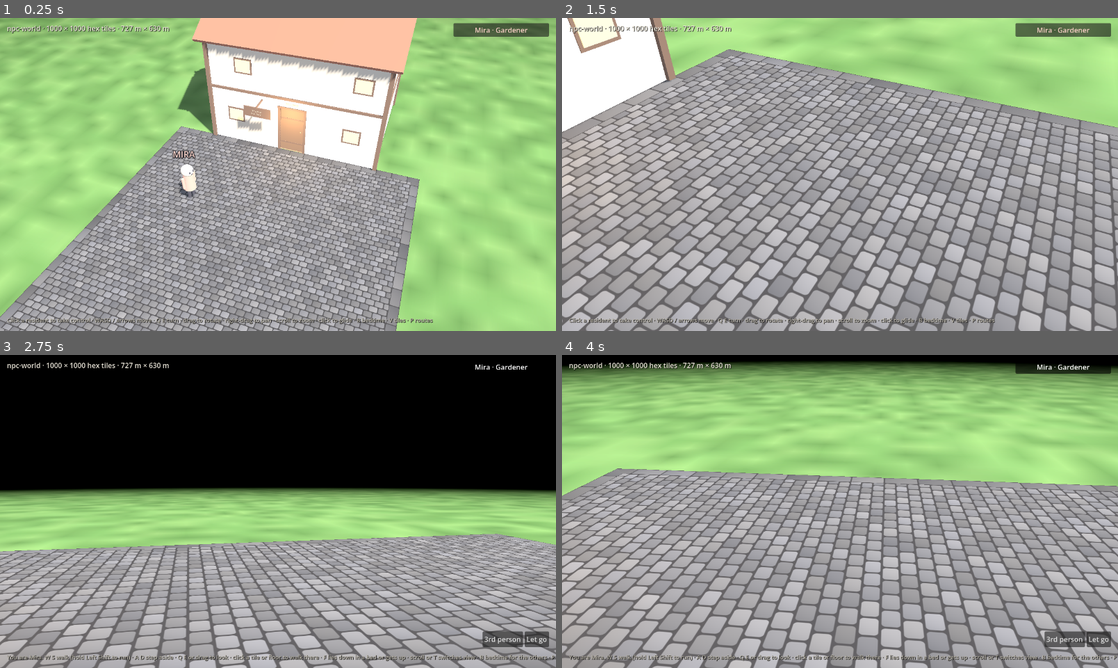
Above: before the commit, frames 1-4 (two rows, left to right).
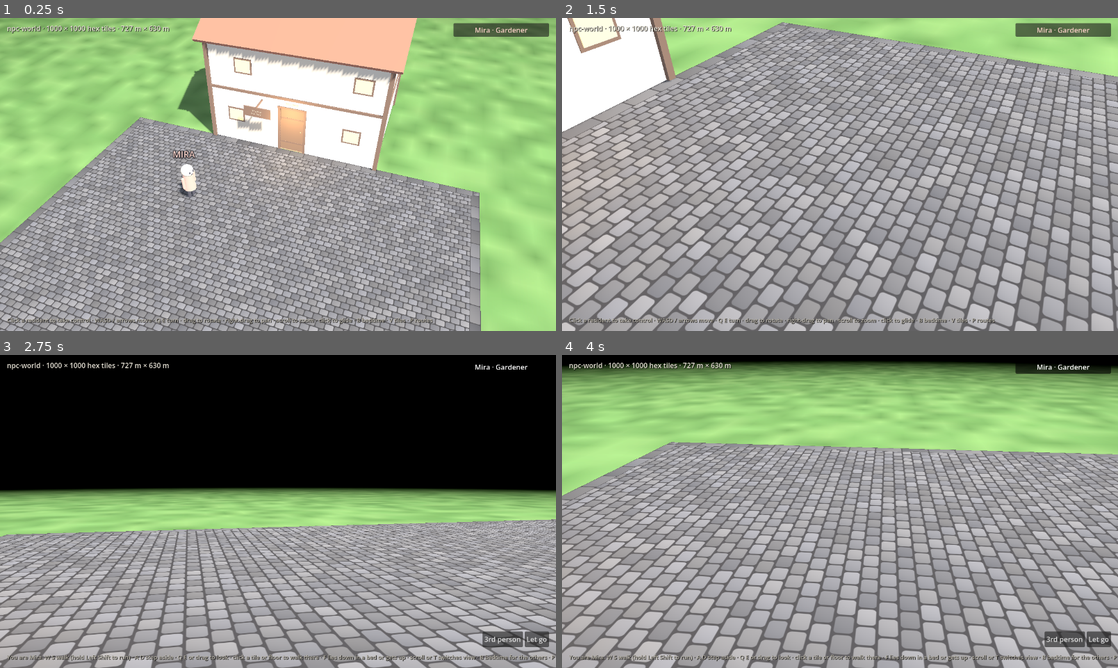
Above: after the commit, the same moments.

Repository: tibitzu/npc-world-godot
Game: Godot game, scene res://scenes/world/world.tscn
The game is run twice, just before and just after one commit, with the same random seed, the same clock (stepped at 60 frames per second) and the same inputs.
Inputs:
- Up to frame 1 (0.25 s): no input
- Up to frame 2 (1.5 s): click "Mira · Gardener" at 0.5 s; click "Let go" at 1.25 s
- Up to frame 3 (2.75 s): click "Mira · Gardener" at 2 s
- Up to frame 4 (4 s): click "Let go" at 2.75 s; click "Mira · Gardener" at 3.5 s

The runs differ from the first frame. In frame 1, 29% of the frame differs, in the area x 0-87%, y 31-100%; in frame 2, 50%, in the area x 0-100%, y 1-100%; in frame 3, 26%; in frame 4, 40%.

Commit message:
Town square twice the area: 14.85 m a side, still along the tavern front
Co-Authored-By: Claude Opus 5.5 <noreply@anthropic.com>
Claude-Session: https://claude.ai/code/session_01GrieSD8FtGLQU19TCKvUTk

Diff:
--- a/scripts/world/town_square.gd
+++ b/scripts/world/town_square.gd
@@ -5,9 +5,9 @@
 ## ground's soft blending doesn't spill grey past the square's edge.
 
 ## Centre of the square (world x, z in metres).
-@export var centre := Vector2(0.0, 3.65)
+@export var centre := Vector2(0.0, 5.825)
 ## Length of each side (m).
-@export var size := 10.5
+@export var size := 14.85
 
 func _ready() -> void:
 	var plane := PlaneMesh.new()
--- a/shaders/cobbles.gdshader
+++ b/shaders/cobbles.gdshader
@@ -8,7 +8,7 @@
 uniform vec3 stone_colour : source_color = vec3(0.5, 0.505, 0.52);
 uniform vec3 mortar_colour : source_color = vec3(0.28, 0.28, 0.29);
 uniform vec2 stone_size = vec2(0.26, 0.2);    // one cobble, metres
-uniform float size = 10.5;                    // the plane's side, metres (for the kerb)
+uniform float size = 14.85;                    // the plane's side, metres (for the kerb)
 uniform float kerb = 0.3;                     // width of the kerb border, metres
 
 varying vec2 local;                           // metres from the plane's centre
Not shown, changed: README.md
